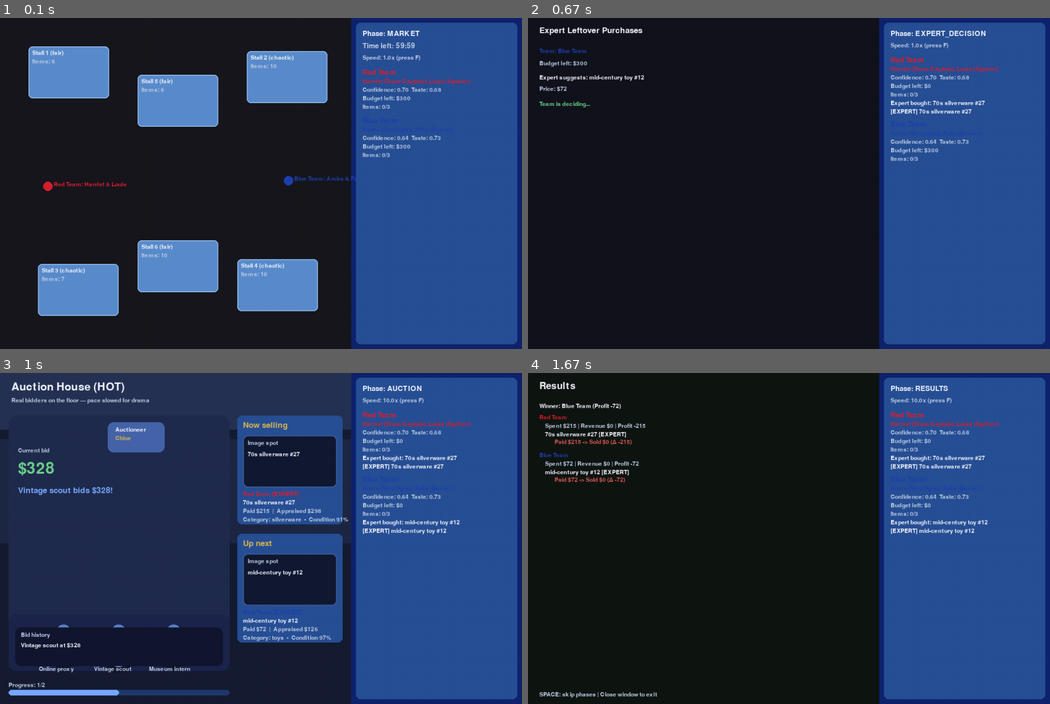
Above: before the commit, frames 1-4 (two rows, left to right).
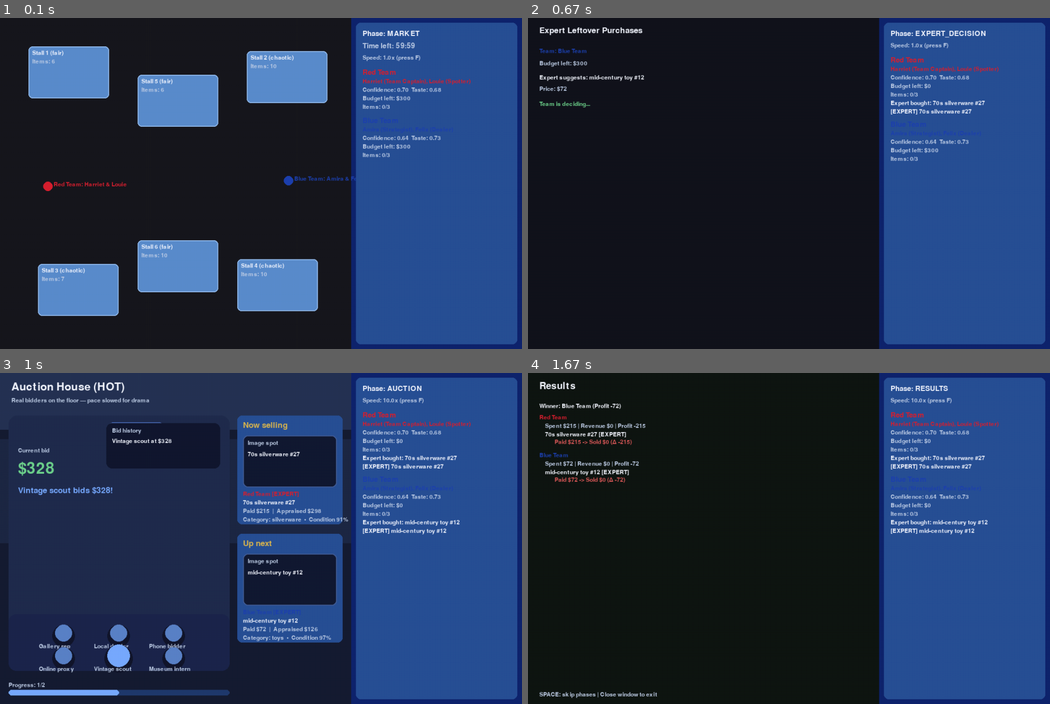
Above: after the commit, the same moments.

Repository: ashvernon/bargain-hunt-simulator
Game: pygame game, started from main.py
Two runs of this game, one before a commit and one after it. Both use one fixed random seed, a clock stepped at 60 frames per second and the inputs below.
Inputs:
- Up to frame 1 (0.1 s): no input
- Up to frame 2 (0.67 s): tap Space at 0.33 s
- Up to frame 3 (1 s): tap F at 0.67 s
- Up to frame 4 (1.67 s): tap Space at 1.07, 1.37 s

Frames 1-2 are identical in both runs. In frame 3, 7.0% of the frame differs, in the area x 3-43%, y 15-89%; in frame 4, nothing differs.

Commit message:
Move bid history ticker off crowd

Diff:
--- a/ui/screens/auction_screen.py
+++ b/ui/screens/auction_screen.py
@@ -204,8 +204,10 @@
         if callout:
             draw_text(surface, callout, rect[0] + 20, price_y + 54, self.font, ACCENT)
 
+        ticker_rect = pygame.Rect(rect[0] + rect[2] - 260, rect[1] + 16, 240, 96)
+
         self._render_crowd(surface, rect)
-        self._render_bid_ticker(surface, rect)
+        self._render_bid_ticker(surface, ticker_rect)
 
     def _render_crowd(self, surface, rect):
         rows = [rect[1] + rect[3] - 80, rect[1] + rect[3] - 32]
@@ -231,20 +233,18 @@
         if applause:
             draw_text(surface, applause, rect[0] + rect[2] - 180, rect[1] + rect[3] - 110, self.small, GOLD)
 
-    def _render_bid_ticker(self, surface, rect):
-        ticker_h = 82
-        ticker_rect = pygame.Rect(rect[0] + 14, rect[1] + rect[3] - ticker_h - 10, rect[2] - 28, ticker_h)
-        pygame.draw.rect(surface, (18, 24, 48), ticker_rect, border_radius=12)
-        draw_text(surface, "Bid history", ticker_rect.x + 12, ticker_rect.y + 10, self.small, MUTED)
-
-        y = ticker_rect.y + 32
+    def _render_bid_ticker(self, surface, rect: pygame.Rect):
+        pygame.draw.rect(surface, (18, 24, 48), rect, border_radius=12)
+        draw_text(surface, "Bid history", rect.x + 12, rect.y + 10, self.small, MUTED)
+
+        y = rect.y + 32
         last_entries = self.bid_history[-3:]
         for step in last_entries:
             bidder = step["bidder"]
             amt = step["amount"]
             highlight = bidder == self.active_bidder and self.bid_flash > 0
             col = ACCENT if highlight else TEXT
-            draw_text(surface, f"{bidder} at ${amt:,.0f}", ticker_rect.x + 12, y, self.small, col)
+            draw_text(surface, f"{bidder} at ${amt:,.0f}", rect.x + 12, y, self.small, col)
             y += 18
 
     def _render_item_image(self, surface, rect, item):
